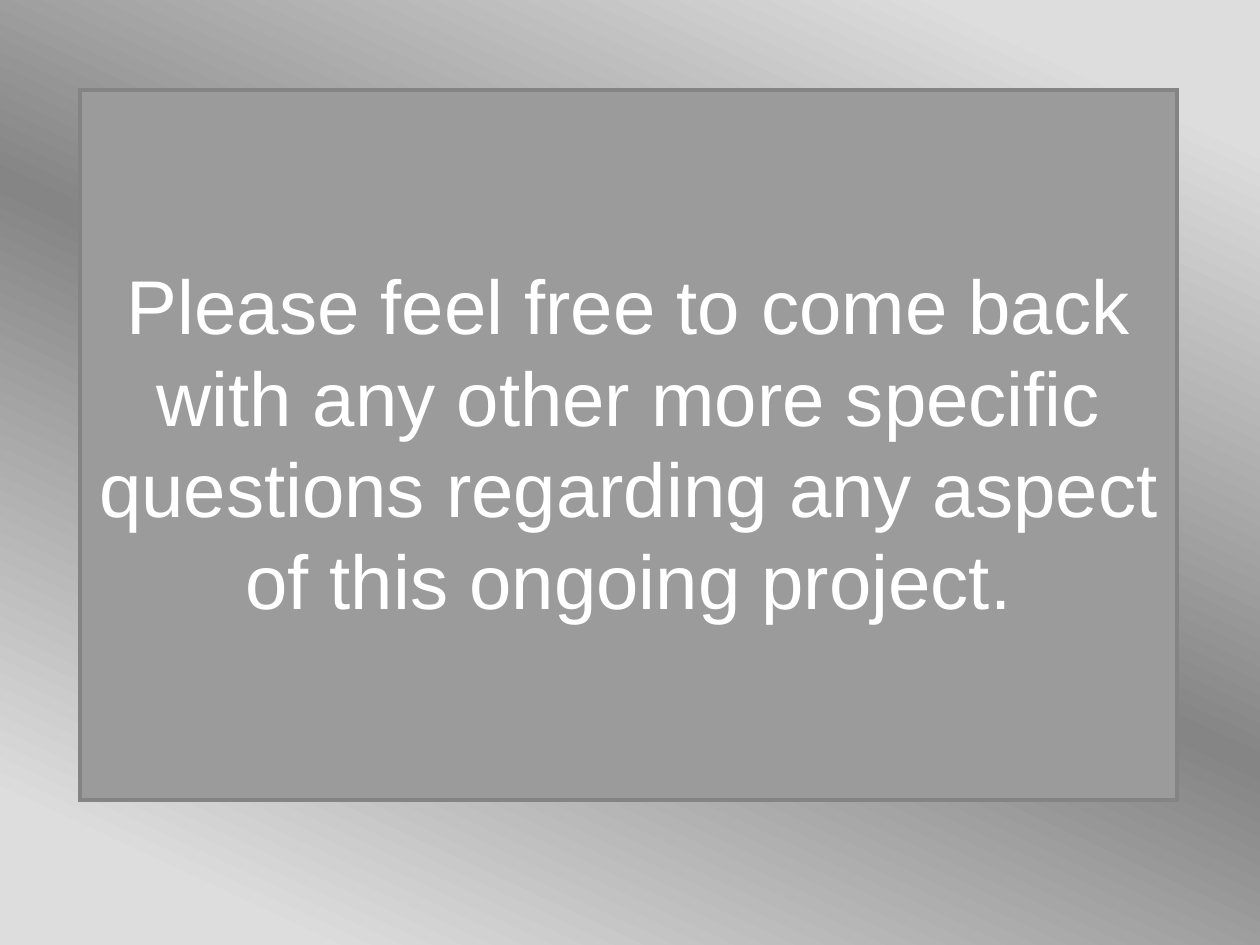
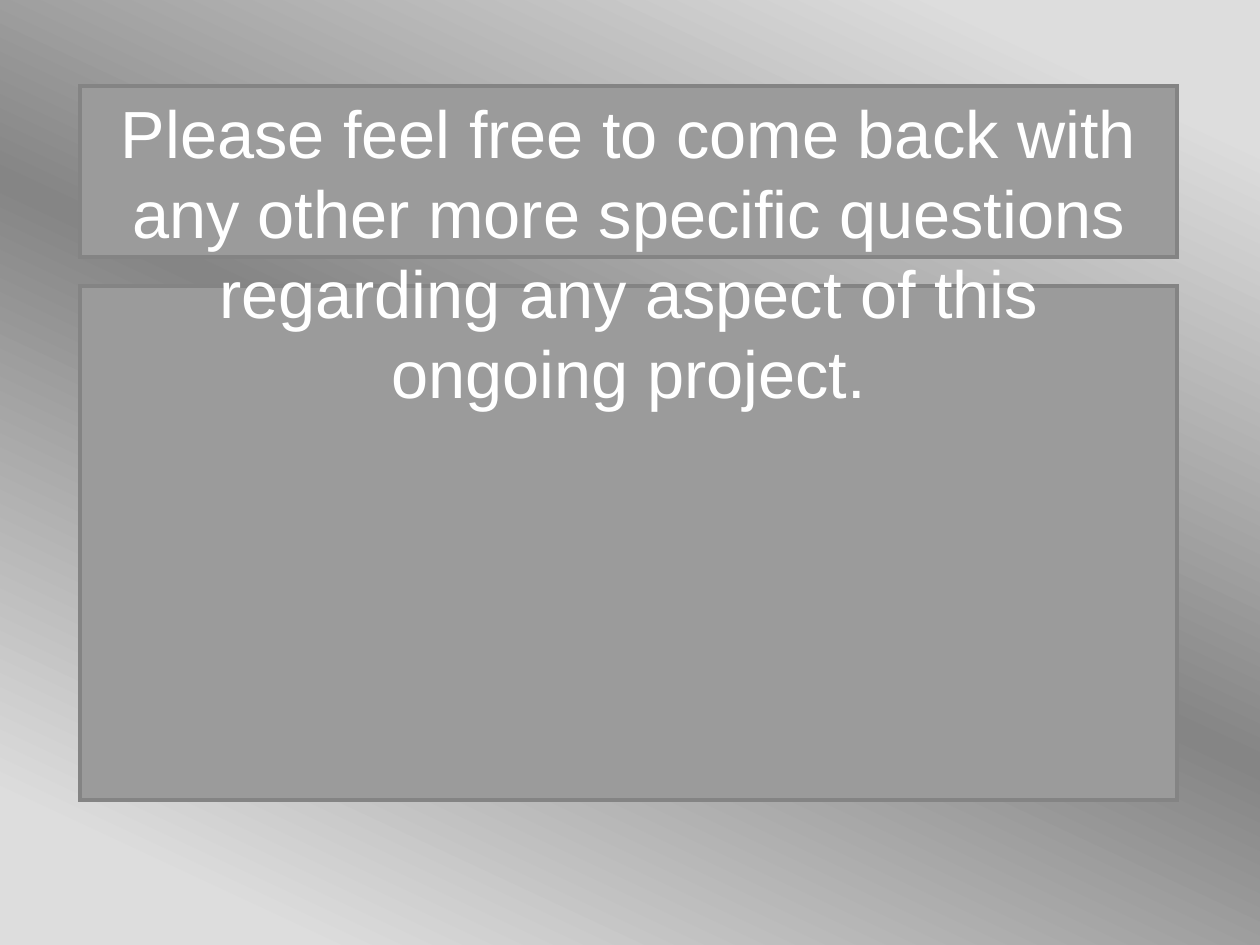
Before and after one commit to BCPMcustom/courseraSQL, a slide deck: slide 15 of Course#10/MintClassics.pptx (slide 26 before the commit). Drawn at 1260x945 pixels with LibreOffice and Linux fonts; fonts in the diff are those of the drawing; background and template pictures are left out. Boxes give left, top, right and bottom in pixels: in the first picture for what was removed or moved away, otherwise in the second. Text is boxed around its words. In the diff, an @@ line names an element or a change of style, - is before the commit and + after.

```diff
--- a/Course#10/MintClassics.pptx
+++ b/Course#10/MintClassics.pptx
@@ text "Please feel free to come ...": place and size @@
-text "Please feel free to come ..." at (99, 279, 1157, 623)
+text "Please feel free to come ..." at (121, 110, 1135, 410)
@@ text "Please feel free to come ..." at (121, 110, 1135, 410): size 48 to 42 pt @@
@@ rectangle added at (80, 86, 1178, 257), fill #9B9B9B, outline #848484 2.5 pt @@
@@ rectangle: place and size @@
-rectangle at (80, 90, 1178, 800)
+rectangle at (80, 286, 1178, 800)
```
Also in this commit, not shown: 15 other slides changed, 11 slides removed, 2 other files.
